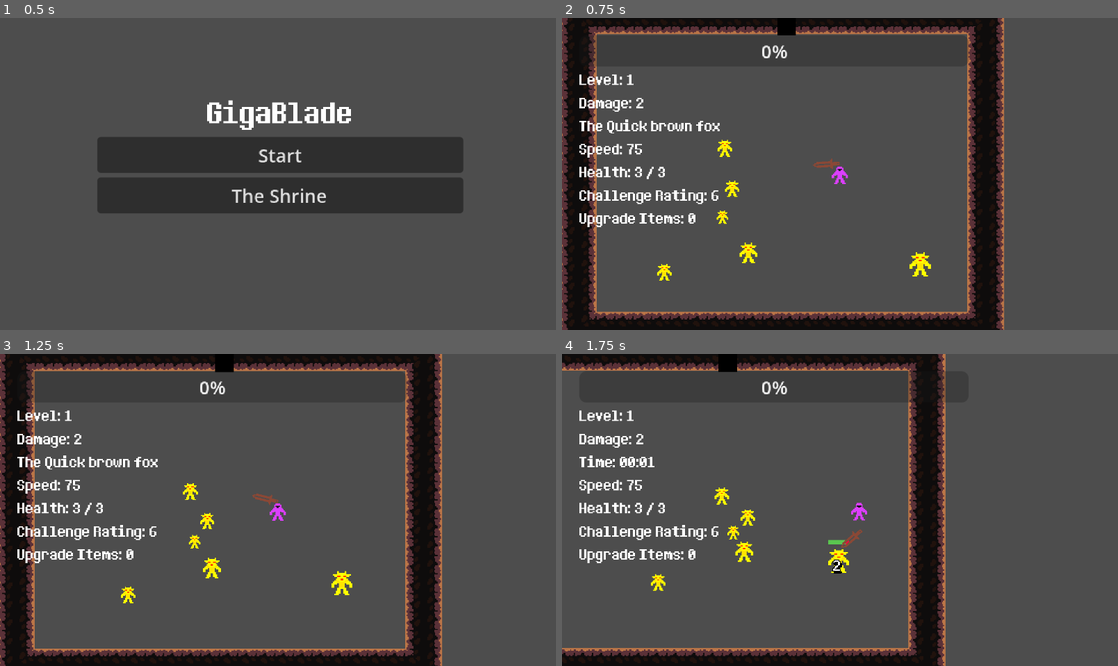
Above: before the commit, frames 1-4 (two rows, left to right).
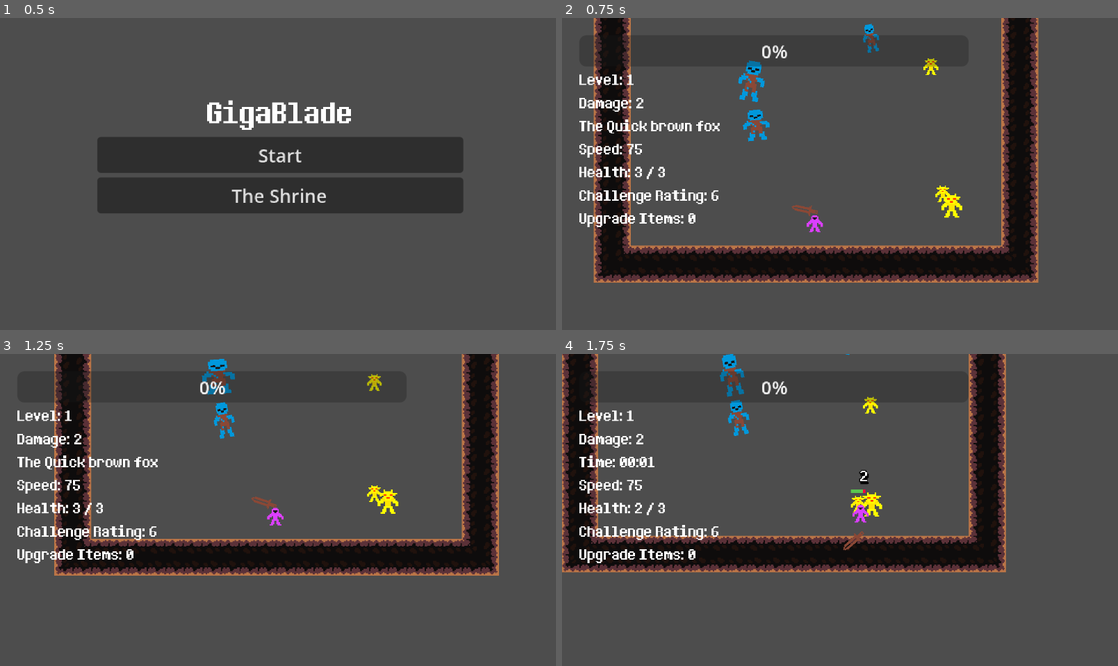
Above: after the commit, the same moments.

Repository: elygreen/GigaBlade
Game: Godot game, scene res://Main_Scenes/root_node.tscn
Same seed, same stepped clock (60 frames per second), same inputs: the game is played once before the commit and once after it.
Inputs (mouse positions are in pixels of both pictures, inside the frame that each line leads up to):
- Up to frame 1 (0.5 s): no input
- Up to frame 2 (0.75 s): click "Start" at 0.5 s
- Up to frame 3 (1.25 s): no input
- Up to frame 4 (1.75 s): move the mouse to (962, 494) at 1.27 s; press the mouse at (962, 494) at 1.28 s; hold Right (ui_right) from 1.28 s (still down)

Frame 1 is identical in both runs. In frame 2, 37% of the frame differs, in the area x 0-86%, y 0-100%; in frame 3, 36%; in frame 4, 29%.

Commit message:
Started work on first boss

Diff:
--- /dev/null
+++ b/Bosses/boss_elven_archer.gd
@@ -0,0 +1,64 @@
+extends Node2D
+
+@export var damage_number_scene: PackedScene
+
+@onready var attack_cooldown = $Attack_Cooldown
+@onready var attack_duration = $Attack_Duration
+
+@export var max_health: int = 500
+var current_health: int = max_health
+var room_area: Node2D = null
+var player: Node2D = null
+var xp_orb_container: Node2D = null
+
+enum State {IDLE, CHASING, ATTACKING}
+var current_state = State.IDLE
+
+
+func _ready() -> void:
+	print("boss spawned")
+	current_health = max_health
+	player = get_tree().get_first_node_in_group("player")
+
+func _process(delta: float) -> void:
+	if player == null:
+		return
+	match current_state:
+		State.IDLE:
+			pass
+
+func get_hit(damage, is_crit: bool = false):
+	current_health -= damage
+	spawn_damage_number(damage, is_crit)
+	if current_health <= 0:
+		die()
+
+func get_random_point_in_room() -> Vector2:
+	if room_area == null:
+		printerr("Boss: room area not set!")
+		return global_position
+	var collision_shape = room_area.get_node_or_null("CollisionShape2D")
+	if collision_shape == null:
+		printerr("Boss: room area has no 'CollisionShape2D' child.")
+		return global_position
+	if not collision_shape.shape is RectangleShape2D:
+		printerr("Boss: room area's collision shape is not a RectangleShape2D.")
+		return global_position
+	var rect_shape: RectangleShape2D = collision_shape.shape
+	var size = rect_shape.size
+	var center_pos = collision_shape.global_position
+	var top_left = center_pos - size / 2.0
+	var random_x = randf() * size.x
+	var random_y = randf() * size.y
+	return top_left + Vector2(random_x, random_y)
+
+func spawn_damage_number(damage, is_crit):
+	if damage_number_scene and is_instance_valid(xp_orb_container):
+		var damage_number = damage_number_scene.instantiate()
+		xp_orb_container.call_deferred("add_child", damage_number)
+		var spawn_pos = global_position + Vector2(randf_range(-8, 8), randf_range(-8, 8))
+		damage_number.start(damage, spawn_pos, is_crit)
+
+func die():
+	emit_signal("boss_defeated")
+	call_deferred("queue_free")
--- /dev/null
+++ b/Bosses/boss_elven_archer.tscn
@@ -0,0 +1,56 @@
+[gd_scene load_steps=7 format=3 uid="uid://dujkrhftkt4dt"]
+
+[ext_resource type="Script" uid="uid://m74v3ub7m04l" path="res://Bosses/boss_elven_archer.gd" id="1_1abka"]
+[ext_resource type="Texture2D" uid="uid://3ggeosr4ahqw" path="res://Images/GigaBladeSpritesheet.png" id="1_8aqix"]
+[ext_resource type="PackedScene" uid="uid://dlsdd6r5sa5hh" path="res://damage_number.tscn" id="2_api1l"]
+
+[sub_resource type="CircleShape2D" id="CircleShape2D_1abka"]
+radius = 6.0
+
+[sub_resource type="CircleShape2D" id="CircleShape2D_api1l"]
+radius = 6.0
+
+[sub_resource type="CircleShape2D" id="CircleShape2D_8aqix"]
+radius = 9.0
+
+[node name="Boss_Elven_Archer" type="Node2D"]
+script = ExtResource("1_1abka")
+damage_number_scene = ExtResource("2_api1l")
+
+[node name="Body" type="Sprite2D" parent="."]
+texture = ExtResource("1_8aqix")
+region_enabled = true
+region_rect = Rect2(49, 192, 14, 19)
+
+[node name="Bow" type="Sprite2D" parent="."]
+position = Vector2(-1, -1)
+texture = ExtResource("1_8aqix")
+region_enabled = true
+region_rect = Rect2(65, 192, 18, 24)
+
+[node name="Arrow" type="Sprite2D" parent="Bow"]
+position = Vector2(-2, 0)
+texture = ExtResource("1_8aqix")
+region_enabled = true
+region_rect = Rect2(49, 219, 22, 3)
+
+[node name="CollisionShape2D" type="CollisionShape2D" parent="."]
+shape = SubResource("CircleShape2D_1abka")
+
+[node name="Hitbox" type="Area2D" parent="."]
+
+[node name="CollisionShape2D" type="CollisionShape2D" parent="Hitbox"]
+shape = SubResource("CircleShape2D_api1l")
+
+[node name="CollisionShape2D2" type="CollisionShape2D" parent="Hitbox"]
+position = Vector2(-8, 0)
+shape = SubResource("CircleShape2D_api1l")
+
+[node name="Hurtbox" type="Area2D" parent="." groups=["enemy_hurtbox"]]
+
+[node name="CollisionShape2D" type="CollisionShape2D" parent="Hurtbox"]
+shape = SubResource("CircleShape2D_8aqix")
+
+[node name="Attack_Cooldown" type="Timer" parent="."]
+
+[node name="Attack_Duration" type="Timer" parent="."]
--- a/Enemies/basic_enemy.tscn
+++ b/Enemies/basic_enemy.tscn
@@ -9,10 +9,10 @@
 [ext_resource type="Texture2D" uid="uid://dpuw78g34jlim" path="res://Images/Progress_Texture_Green.png" id="6_qenpu"]
 
 [sub_resource type="RectangleShape2D" id="RectangleShape2D_naotq"]
-size = Vector2(10, 14)
+size = Vector2(8, 14)
 
 [sub_resource type="RectangleShape2D" id="RectangleShape2D_rwafm"]
-size = Vector2(14, 16)
+size = Vector2(12, 20)
 
 [sub_resource type="CircleShape2D" id="CircleShape2D_m2rku"]
 radius = 1.0
@@ -29,17 +29,17 @@
 region_enabled = true
 region_rect = Rect2(65, 0, 14, 16)
 
-[node name="Hitbox" type="Area2D" parent="." groups=["enemy_hitbox"]]
+[node name="Hitbox" type="Area2D" parent="Sprite2D" groups=["enemy_hitbox"]]
 
-[node name="CollisionShape2D" type="CollisionShape2D" parent="Hitbox"]
+[node name="CollisionShape2D" type="CollisionShape2D" parent="Sprite2D/Hitbox"]
 shape = SubResource("RectangleShape2D_naotq")
 
-[node name="Hurtbox" type="Area2D" parent="." groups=["enemy_hurtbox"]]
+[node name="Hurtbox" type="Area2D" parent="Sprite2D" groups=["enemy_hurtbox"]]
 
-[node name="CollisionShape2D" type="CollisionShape2D" parent="Hurtbox"]
+[node name="CollisionShape2D" type="CollisionShape2D" parent="Sprite2D/Hurtbox"]
 shape = SubResource("RectangleShape2D_rwafm")
 
-[node name="CollisionShape2D" type="CollisionShape2D" parent="."]
+[node name="CollisionShape2D" type="CollisionShape2D" parent="Sprite2D"]
 shape = SubResource("CircleShape2D_m2rku")
 
 [node name="TextureProgressBar" type="TextureProgressBar" parent="."]
@@ -54,5 +54,3 @@
 grow_vertical = 2
 texture_under = ExtResource("5_rcyh1")
 texture_progress = ExtResource("6_qenpu")
-
-[node name="AnimationPlayer" type="AnimationPlayer" parent="."]
--- /dev/null
+++ b/Enemies/zombie.gd
@@ -0,0 +1,29 @@
+extends BasicEnemy
+
+@onready var animation = $AnimationPlayer
+
+var strafe_time: float = 0.0
+var strafe_direction: float = 1.0
+
+func chase_state(delta):
+	play_chase_animation()
+	strafe_time += delta
+	if strafe_time > randf_range(0.8, 8):
+		strafe_time = 0.0
+		strafe_direction = -strafe_direction
+	var direction_to_player = (player.global_position - global_position).normalized()
+	var strafe_vector = direction_to_player.orthogonal() * strafe_direction
+	var final_direction = (direction_to_player + strafe_vector).normalized()
+	velocity = final_direction * speed
+
+func custom_ready():
+	var anim = animation.get_animation("Zombie_Chase")
+	var anim_length = anim.length
+	var random_time = randf_range(0.0, anim_length)
+	animation.play("Zombie_Chase")
+	animation.seek(random_time)
+	animation.speed_scale = randf_range(0.2, 0.4)
+	scale = Vector2(1, 1) * randf_range(1.2, 1.8)
+
+func play_chase_animation():
+	animation.play("Zombie_Chase")
--- /dev/null
+++ b/Enemies/zombie.tscn
@@ -0,0 +1,82 @@
+[gd_scene load_steps=6 format=3 uid="uid://cvnru5ocj2kwr"]
+
+[ext_resource type="PackedScene" uid="uid://b1qg0ptmq3v8a" path="res://Enemies/basic_enemy.tscn" id="1_uiaus"]
+[ext_resource type="Script" uid="uid://ty8wq6guhv6c" path="res://Enemies/zombie.gd" id="2_roy8y"]
+
+[sub_resource type="Animation" id="Animation_3p8yn"]
+resource_name = "Zombie_Chase"
+length = 0.8
+loop_mode = 1
+tracks/0/type = "value"
+tracks/0/imported = false
+tracks/0/enabled = true
+tracks/0/path = NodePath("Sprite2D:scale")
+tracks/0/interp = 1
+tracks/0/loop_wrap = true
+tracks/0/keys = {
+"times": PackedFloat32Array(0, 0.2, 0.4, 0.6),
+"transitions": PackedFloat32Array(0.51763374, 3.1383355, 0.51763374, 3.1383355),
+"update": 0,
+"values": [Vector2(1.3, 0.8), Vector2(0.8, 1.1), Vector2(1.3, 0.8), Vector2(0.8, 1.1)]
+}
+tracks/1/type = "value"
+tracks/1/imported = false
+tracks/1/enabled = true
+tracks/1/path = NodePath("Sprite2D:rotation")
+tracks/1/interp = 1
+tracks/1/loop_wrap = true
+tracks/1/keys = {
+"times": PackedFloat32Array(0, 0.2, 0.4, 0.6),
+"transitions": PackedFloat32Array(0.51763374, 3.1383355, 0.51763374, 3.1383355),
+"update": 0,
+"values": [0.0, 0.19198621771937624, 0.0, -0.19198621771937624]
+}
+
+[sub_resource type="Animation" id="Animation_13ig7"]
+length = 0.001
+tracks/0/type = "value"
+tracks/0/imported = false
+tracks/0/enabled = true
+tracks/0/path = NodePath("Sprite2D:scale")
+tracks/0/interp = 1
+tracks/0/loop_wrap = true
+tracks/0/keys = {
+"times": PackedFloat32Array(0),
+"transitions": PackedFloat32Array(1),
+"update": 0,
+"values": [Vector2(1.3, 0.8)]
+}
+tracks/1/type = "value"
+tracks/1/imported = false
+tracks/1/enabled = true
+tracks/1/path = NodePath("Sprite2D:rotation")
+tracks/1/interp = 1
+tracks/1/loop_wrap = true
+tracks/1/keys = {
+"times": PackedFloat32Array(0),
+"transitions": PackedFloat32Array(1),
+"update": 0,
+"values": [0.0]
+}
+
+[sub_resource type="AnimationLibrary" id="AnimationLibrary_13ig7"]
+_data = {
+&"RESET": SubResource("Animation_13ig7"),
+&"Zombie_Chase": SubResource("Animation_3p8yn")
+}
+
+[node name="Enemy" instance=ExtResource("1_uiaus")]
+script = ExtResource("2_roy8y")
+current_health = 25
+max_health = 25
+speed = 10.0
+
+[node name="Sprite2D" parent="." index="0"]
+modulate = Color(1, 1, 1, 1)
+scale = Vector2(1.3, 0.8)
+region_rect = Rect2(33, 49, 14, 18)
+
+[node name="AnimationPlayer" type="AnimationPlayer" parent="." index="2"]
+libraries = {
+&"": SubResource("AnimationLibrary_13ig7")
+}
--- a/GameScreen/Spawn_Manager/spawn_manager.gd
+++ b/GameScreen/Spawn_Manager/spawn_manager.gd
@@ -6,6 +6,7 @@
 
 var current_spawn_area: Area2D = null
 const MIN_SPAWN_DISTANCE = 100
+const BOSS_SCENE = preload("res://Bosses/boss_elven_archer.tscn")
 
 func set_spawn_area(area: Area2D):
 	current_spawn_area = area
@@ -28,8 +29,6 @@
 		spawn_one_enemy(enemy_data.scene)
 		current_budget -= enemy_data.cost
 
-
-
 func spawn_one_enemy(enemy_scene: PackedScene):
 	if not is_instance_valid(player) or not enemy_scene:
 		return
@@ -41,6 +40,15 @@
 	new_enemy.global_position = spawn_position
 	new_enemy.xp_orb_container = self.xp_orb_container
 	enemy_container.call_deferred("add_child", new_enemy)
+
+func spawn_boss():
+	if current_spawn_area == null:
+		printerr("SpawnManager: Cannot spawn boss, spawn area is not set!")
+		return
+	var boss = BOSS_SCENE.instantiate()
+	boss.room_area = current_spawn_area
+	boss.global_position = player.global_position
+	enemy_container.call_deferred("add_child", boss)
 
 func _get_random_spawn_position() -> Vector2:
 	if current_spawn_area == null:
--- a/GameScreen/game_screen.tscn
+++ b/GameScreen/game_screen.tscn
@@ -32,6 +32,8 @@
 
 [node name="HUD" parent="." instance=ExtResource("7_4hse2")]
 
+[node name="Level_Up_Screen" parent="." instance=ExtResource("5_hj6vq")]
+
 [node name="Run_Timer" type="Timer" parent="."]
 autostart = true
 
@@ -42,6 +44,8 @@
 [node name="Exit_Door" parent="." instance=ExtResource("8_thcdu")]
 position = Vector2(180, 9)
 
-[node name="Level_Up_Screen" parent="." instance=ExtResource("5_hj6vq")]
+[node name="Camera_Shake_Timer" type="Timer" parent="."]
+one_shot = true
 
 [connection signal="timeout" from="Run_Timer" to="." method="_on_run_timer_timeout"]
+[connection signal="timeout" from="Camera_Shake_Timer" to="." method="_on_camera_shake_timer_timeout"]
--- a/Scripts/Enemy_Database.gd
+++ b/Scripts/Enemy_Database.gd
@@ -4,7 +4,11 @@
 	"basic": {
 		"scene": preload("res://Enemies/basic_enemy.tscn"),
 		"cost": 1
-	}
+	},
+	"zombie": {
+		"scene": preload("res://Enemies/zombie.tscn"),
+		"cost": 1
+	},
 }
 
 var enemy_keys = []
--- a/Scripts/basic_enemy.gd
+++ b/Scripts/basic_enemy.gd
@@ -17,16 +17,15 @@
 
 @onready var health_bar = $TextureProgressBar
 
-
 enum State {CHASE}
 var current_state = State.CHASE
-
 
 var player: Node2D = null
 var xp_orb_container: Node2D = null
 
 
 func _ready() -> void:
+	custom_ready()
 	player = get_tree().get_first_node_in_group("player")
 	current_health = int(max_health * health_modifier)
 	speed_modifier = randf_range(0.7, 1.3)
@@ -44,11 +43,12 @@
 		return
 	match current_state:
 		State.CHASE:
-			chase_state()
+			chase_state(delta)
 	move_and_slide()
 
 
-func chase_state():
+func chase_state(delta):
+	play_chase_animation()
 	var direction = (player.global_position - global_position).normalized()
 	velocity = direction * speed
 
@@ -79,3 +79,9 @@
 			upgrade_item.global_position = self.global_position
 			xp_orb_container.call_deferred("add_child", upgrade_item)
 	call_deferred("queue_free")
+
+func custom_ready():
+	pass
+
+func play_chase_animation():
+	pass
--- a/Scripts/game_screen.gd
+++ b/Scripts/game_screen.gd
@@ -14,11 +14,13 @@
 @onready var player_camera = $Camera2D
 @onready var run_timer = $Run_Timer
 @onready var enemy_container = $Enemy_Container
+@onready var camera_shake_timer = $Camera_Shake_Timer
 
 var current_run_time: int = 0
 var difficulty_score = 1
 var difficulty_adder = 5
-var current_room = 1
+var current_room = 10
+var shake_strength: float = 0.0
 
 func _ready() -> void:
 	PlayerStats.stat_updated.connect(hud.on_player_stat_updated)
@@ -28,6 +30,7 @@
 	player.player_died.connect(on_player_died)
 	level_up_screen.upgrade_selected.connect(on_upgrade_selected)
 	exit_door.player_entered_exit.connect(on_player_entered_exit)
+	player.player_hit.connect(on_player_hit)
 	SaveManager.upgrade_items_changed.connect(hud.set_upgrade_items)
 	if player:
 		player_camera.global_position = player.global_position
@@ -51,9 +54,9 @@
 	exit_door.lock_door()
 	difficulty_score += difficulty_adder
 	hud.set_score(int(difficulty_score))
+	player.global_position = $Room_1/Player_Spawn.global_position
 	spawn_manager.set_spawn_area($Room_1.get_node("Spawn_Area"))
 	spawn_manager.spawn_wave(difficulty_score)
-
 
 func camera_process(delta):
 	var player_pos = player.global_position
@@ -62,6 +65,11 @@
 	var mouse_offset = direction_to_mouse * camera_mouse_influence
 	var target_pos = player_pos + mouse_offset
 	player_camera.global_position = player_camera.global_position.lerp(target_pos, camera_smoothing_speed * delta)
+	if shake_strength > 0:
+		var offset = Vector2(randf_range(-1.0, 1.0), randf_range(-1.0, 1.0)) * shake_strength
+		player_camera.offset = offset
+	else:
+		player_camera.offset = Vector2.ZERO
 
 func on_player_entered_exit():
 	current_room += 1
@@ -75,7 +83,8 @@
 	exit_door.hide()
 	difficulty_score += difficulty_adder
 	if spawn_manager.has_method("spawn_boss"):
-		spawn_manager.spawn_boss(difficulty_score)
+		spawn_manager.set_spawn_area($Room_1/Spawn_Area)
+		spawn_manager.spawn_boss()
 	else:
 		print("ERROR: spawn_manager is missing spawn_boss() method")
 
@@ -94,3 +103,14 @@
 
 func on_player_died():
 	emit_signal("game_over")
+
+func camera_shake(strength:float, duration: float):
+	shake_strength = strength
+	camera_shake_timer.wait_time = duration
+	camera_shake_timer.start()
+
+func on_player_hit():
+	camera_shake(2.5, 0.10)
+
+func _on_camera_shake_timer_timeout() -> void:
+	shake_strength = 0.0
--- a/Scripts/player.gd
+++ b/Scripts/player.gd
@@ -2,6 +2,7 @@
 
 signal level_up_started
 signal player_died
+signal player_hit
 signal health_changed(current, max)
 signal experience_changed(current_xp, max_xp, level)
 
@@ -20,7 +21,7 @@
 var current_player_max_health: int = 3
 var current_player_health: int = 3
 
-@export var dash_speed_multiplier: float = 2.0
+@export var dash_speed_multiplier: float = 2.5
 
 const STOP_DISTANCE = 5.0
 const ATTACK_DURATION = .5
@@ -118,6 +119,7 @@
 func get_hit():
 	current_player_health -= 1
 	emit_signal("health_changed", current_player_health, current_player_max_health)
+	emit_signal("player_hit")
 	if current_player_health <= 0:
 		die()
 
--- a/Scripts/player_sword.gd
+++ b/Scripts/player_sword.gd
@@ -42,8 +42,8 @@
 				var total_damage = base_damage
 				var crit_chance = PlayerStats.get_stat("crit_chance")
 				var is_crit = false
-				if randf() * 100 < crit_chance:
+				if randf_range(0, 100) < crit_chance:
 					var crit_mult = PlayerStats.get_stat("crit_modifier")
-					total_damage = base_damage + (base_damage * crit_mult)
+					total_damage = base_damage * crit_mult
 					is_crit = true
 				area.owner.get_hit(total_damage, is_crit)
--- a/Scripts_Main/Player_Stats.gd
+++ b/Scripts_Main/Player_Stats.gd
@@ -3,22 +3,37 @@
 signal stat_updated(stat_name, new_value)
 
 const STATS = {
+	# Player movement speed, % increase
 	"speed": {"base": 75.0, "type": "multiplicative"},
+	# Player health
 	"max_health": {"base": 3, "type": "additive"},
+	# Damage of player's sword
 	"sword_damage": {"base": 2, "type": "additive"},
+	# Sword x & y scale
 	"sword_size": {"base": 1.0, "type": "multiplicative"},
 	"sword_length": {"base": 1.0, "type": "multiplicative"},
 	"sword_width": {"base": 1.0, "type": "multiplicative"},
+	# % chance to deal critical strike
 	"crit_chance": {"base": 0, "type": "additive"},
-	"crit_modifier": {"base": 1.0, "type": "multiplicative"},
+	# % more damage that a crit deals over a normal hit
+	"crit_modifier": {"base": 1.5, "type": "multiplicative"},
+	# Dash cooldown in seconds
 	"dash_timer": {"base": 5, "type": "additive"},
-	"dash_duration": {"base": 2, "type": "additive"},
+	# Dash duration
+	"dash_duration": {"base": .2, "type": "additive"},
+	# No implementation yet
 	"luck": {"base": 0, "type": "additive"},
+	# % more experience player gets from an xp orb
 	"experience_modifier": {"base": 1.0, "type": "multiplicative"},
+	# # of projectiles player shoots
 	"projectile_count": {"base": 0, "type": "additive"},
+	# Speed of player projectiles
 	"projectile_speed": {"base": 0.0, "type": "multiplicative"},
+	# How long player is immmune after taking a hit
 	"immunity_duration": {"base": 0, "type": "additive"},
-	"pickup_radius": {"base": 0.0, "type": "multiplicative"},
+	# Player's pickup radius for dropped items
+	"pickup_radius": {"base": 1.0, "type": "multiplicative"},
+	# Instantly kill any enemy with % health <= execution threshold
 	"execution_threshold": {"base": 0, "type": "additive"},
 }
 
--- a/project.godot
+++ b/project.godot
@@ -31,6 +31,10 @@
 window/size/window_width_override=1280
 window/size/window_height_override=720
 window/stretch/mode="canvas_items"
+
+[global_group]
+
+enemy_hurtbox=""
 
 [input]
 
Not shown, added: Bosses/boss_elven_archer.gd.uid
Not shown, added: Enemies/zombie.gd.uid
Binary file changed: Images/GigaBladeSpritesheet.png
Not shown, added: Enemies/zombie.tscn5657558714.tmp
